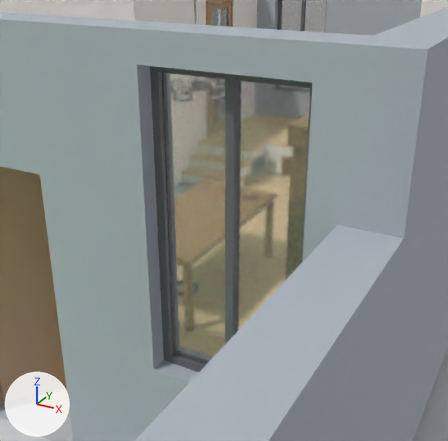
The glTF model public/models/house_optimized.glb: old version first, new version second.
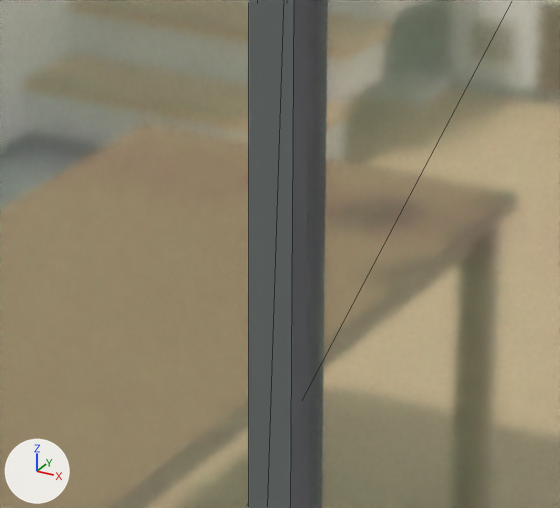
Each version is shown from a camera (50 mm lens) standing at (14.694, -10.568, 3.356) and looking at (13.355, -8.134, 2.139), then close up on the part from 39% to 64% of the width and 35% to 58% of the height. Every picture has the same lights, and +X, +Y and +Z are marked at lower left. The first two pictures are the older version. The close-ups show mesh edges as thin lines. Where no turn or scale is listed for an object, it has been applied to the vertices.

The first close-up shows 'Win_Dining_S2_Glass', 'Win_Dining_S2_Mullion'.
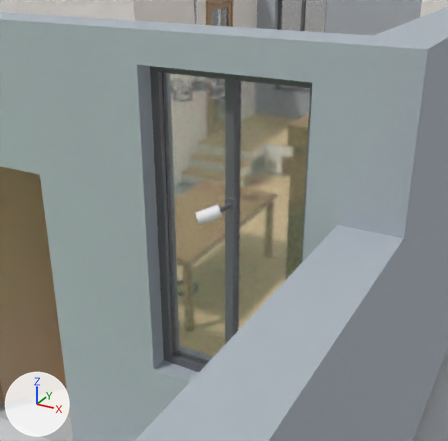
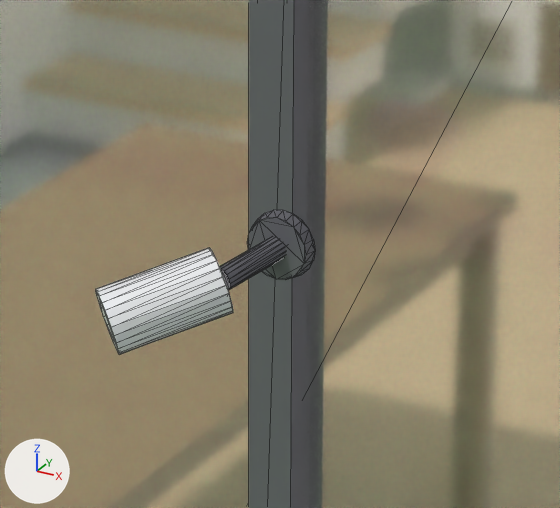
The change in detail:
Material 'Mat_Security_Cam_White' (mat_mat_security_cam_white) is new.
Its base color is (0.92, 0.93, 0.95) (white #f6f7f9).
Its metallic is 0.05.
Its roughness is 0.35.
Mesh me_security_cam_portico_mount is new.
It has 72 vertices, 136 faces and spans x 13.3171..13.3871, y -8.1388..-8.048, z 2.1608..2.2308.
It uses material mat_mat_infissi_antracite (grey #69696f).
Mesh me_cylinder is new.
It has 48 vertices, 92 faces and spans x -0.064..0.064, y -0.0624..0.0624, z -0.0476..0.0476.
It uses material mat_mat_security_cam_white (white #f6f7f9).
Object 'Security_Cam_Portico_Mount' (ob_security_cam_portico_mount) is new; it shows me_security_cam_portico_mount.
Its location is (0.0, 0.0, 0.0).
Object 'Security_Cam_Portico_Body' (ob_security_cam_portico_body) is new; it shows me_cylinder.
Its location is (13.2914, -8.1729, 2.17).

Location of each change, [x1, y1, x2, y2] in pixels of the close-ups (560 x 508 px):
'Security_Cam_Portico_Body', added: after [95, 248, 233, 355]
'Security_Cam_Portico_Mount', added: after [220, 210, 315, 290]
